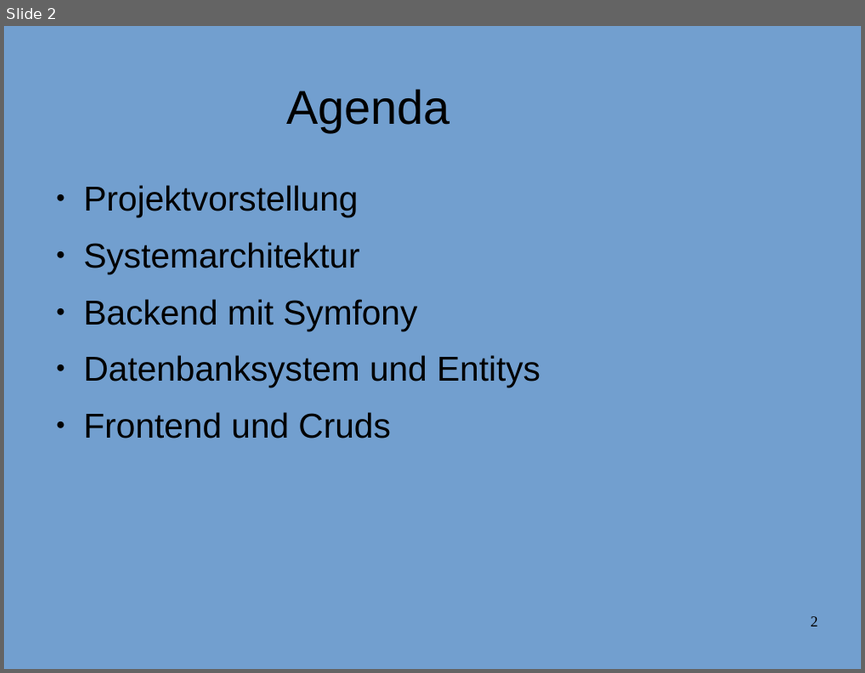
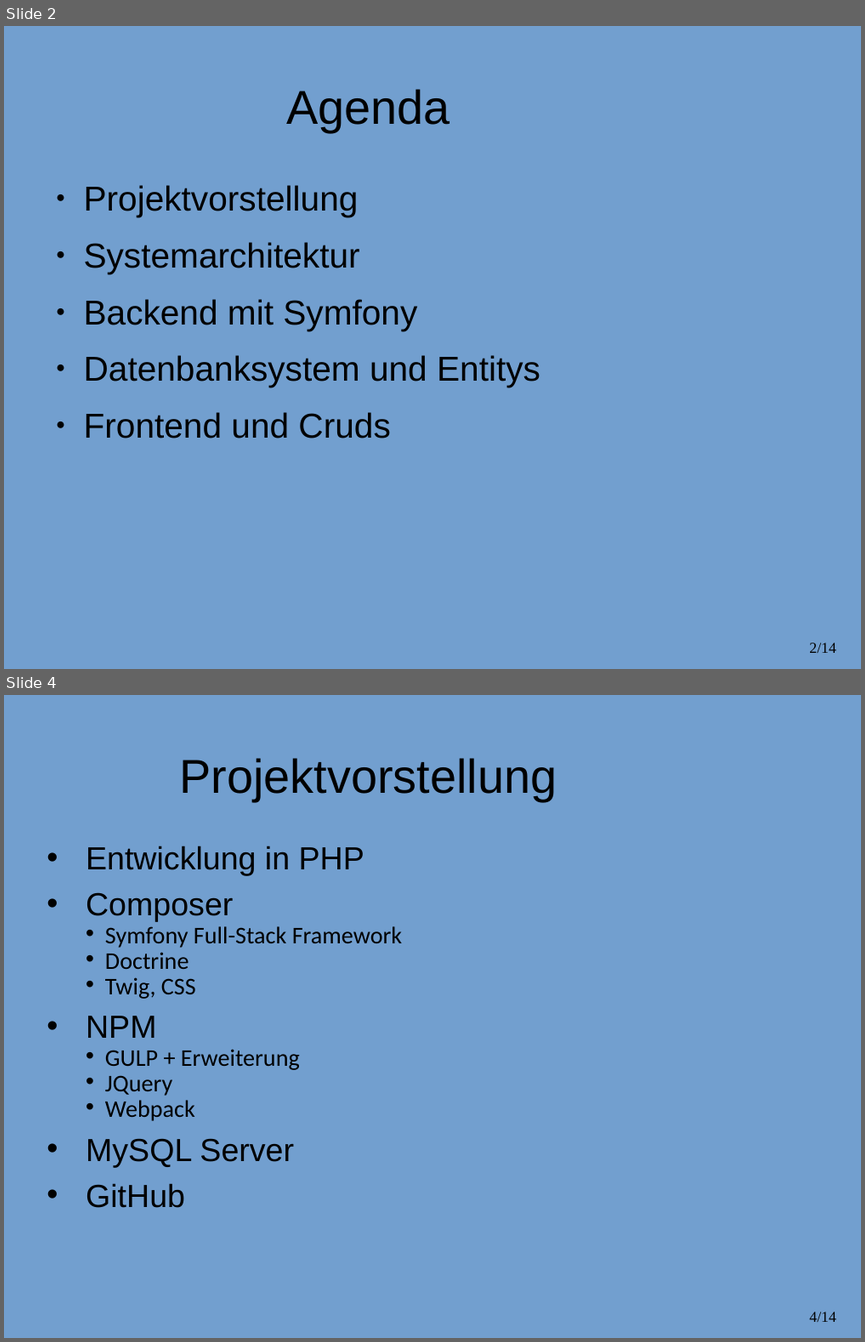
Before and after one commit to JackWolfskind/Tannte-Emma, a slide deck: doc/Präsentation/Präsentation.odp. Shown one above the other, each under a label of ours: slide 2 before the commit, slides 2 and 4 after it; the slides between them are not shown. The pictures are 865x673 and 865x1342 pixels, drawn with LibreOffice and Linux fonts; fonts in the diff are those of the drawing; background and template pictures are left out. Boxes give left, top, right and bottom in pixels: in the first picture for what was removed or moved away, otherwise in the second. Text is boxed around its words. In the diff, an @@ line names an element or a change of style, - is before the commit and + after.

```diff
--- a/doc/Präsentation/Präsentation.odp
+++ b/doc/Präsentation/Präsentation.odp
@@ slide 4 added at box(4, 695, 861, 1338), background #729FCF @@
@@ title added at box(179, 758, 556, 801), 44 pt, text #000000 @@
+Projektvorstellung
@@ text added at box(86, 845, 402, 1208), 22.2 pt, text #000000 @@
+• Entwicklung in PHP
+• Composer
+  • Symfony Full-Stack Framework
+  • Doctrine
+  • Twig, CSS
+• NPM
+  • GULP + Erweiterung
+  • JQuery
+  • Webpack
+• MySQL Server
+• GitHub
@@ page number added at box(809, 1311, 836, 1321), 14 pt, text #000000 @@
+4/14
@@ page number at box(809, 642, 836, 652): text changed @@
-2
+2/14
```
Also in this commit, not shown: 9 other slides changed, 3 other slides added, 2 slides removed, 1 other file.
